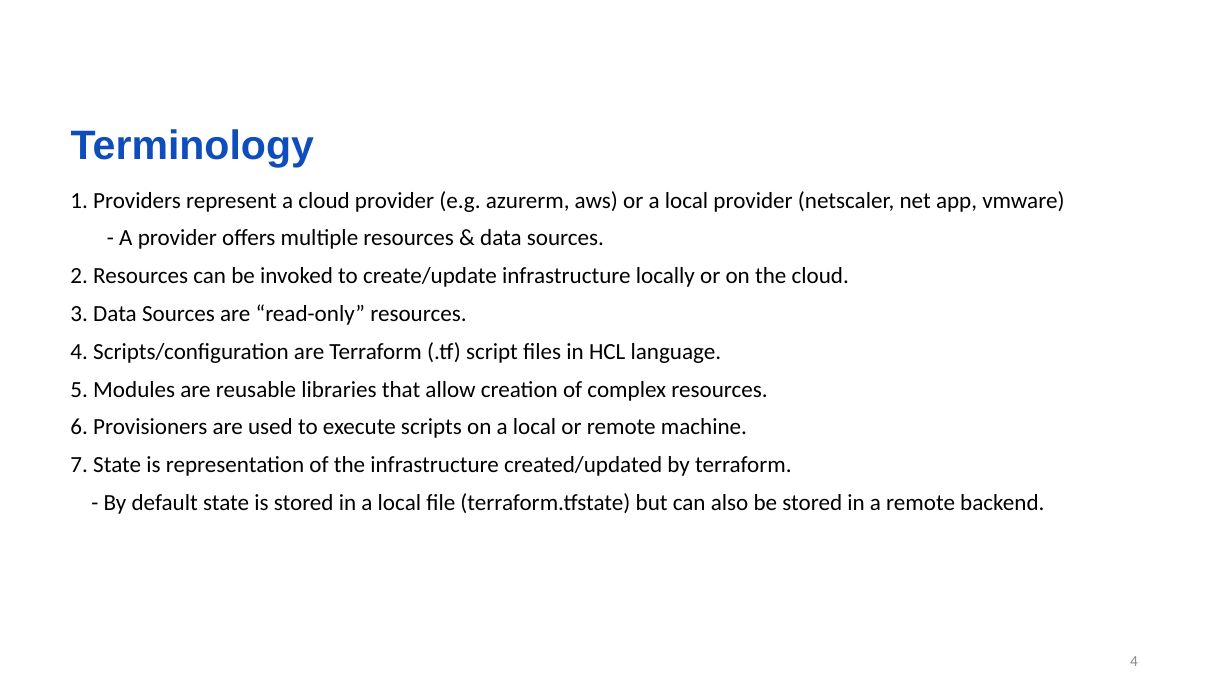
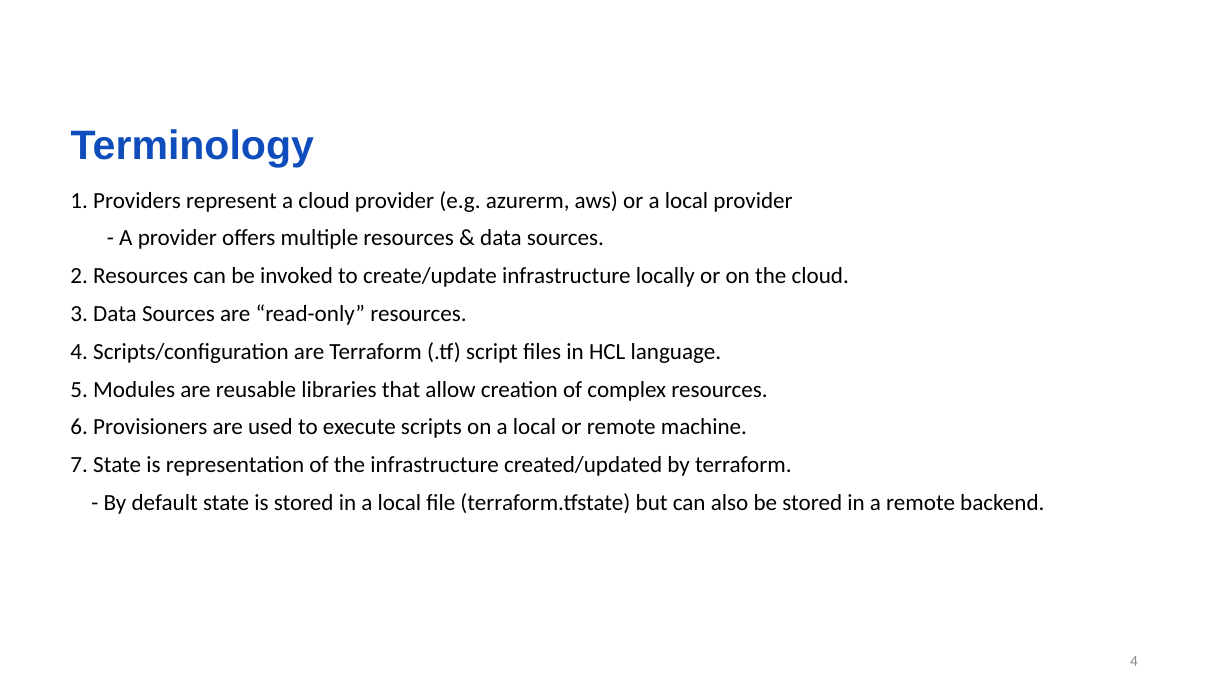
Before and after one commit to mahs86/Terraform_Slides, a slide deck: slide 4 of IaC using Terraform.pptx. Drawn at 1232x693 pixels with LibreOffice and Linux fonts; fonts in the diff are those of the drawing; background and template pictures are left out. Boxes give left, top, right and bottom in pixels: in the first picture for what was removed or moved away, otherwise in the second. Text is boxed around its words. In the diff, an @@ line names an element or a change of style, - is before the commit and + after.

```diff
--- a/IaC using Terraform.pptx
+++ b/IaC using Terraform.pptx
@@ subtitle at (70,191,792,212): text changed @@
-1. Providers represent a cloud provider (e.g. azurerm, aws) or a local provider (netscaler, net app, vmware)
+1. Providers represent a cloud provider (e.g. azurerm, aws) or a local provider
```
Also in this commit, not shown: 3 other slides changed, 1 slide added, 3 slides removed, 12 other files.
